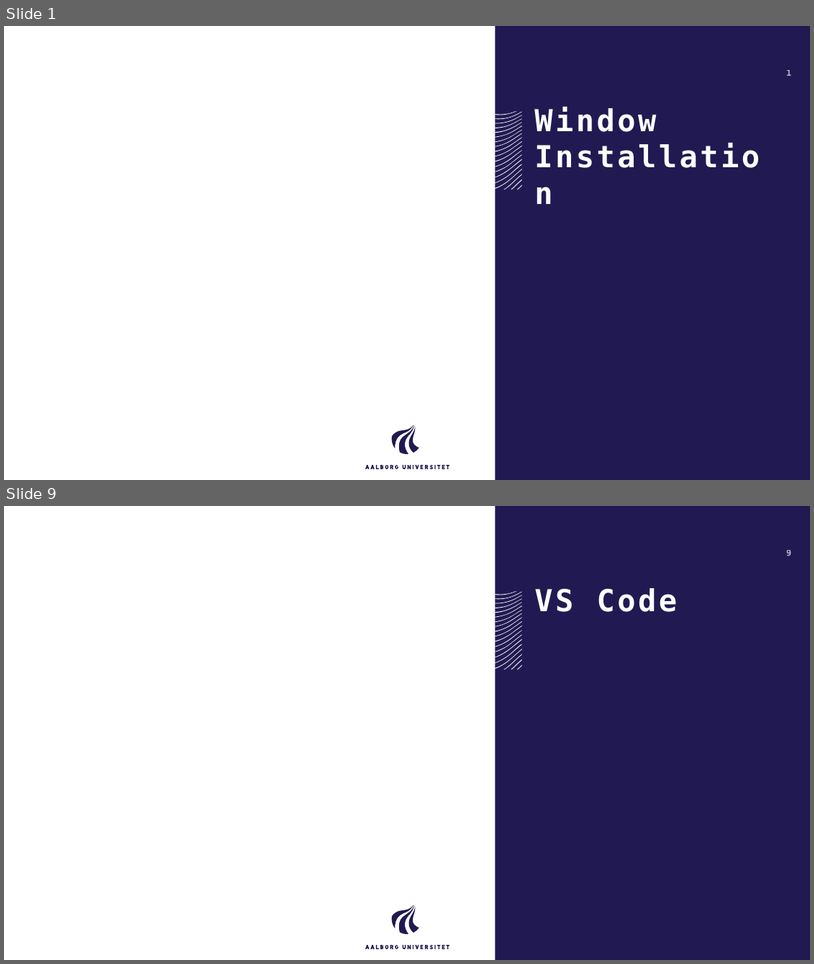
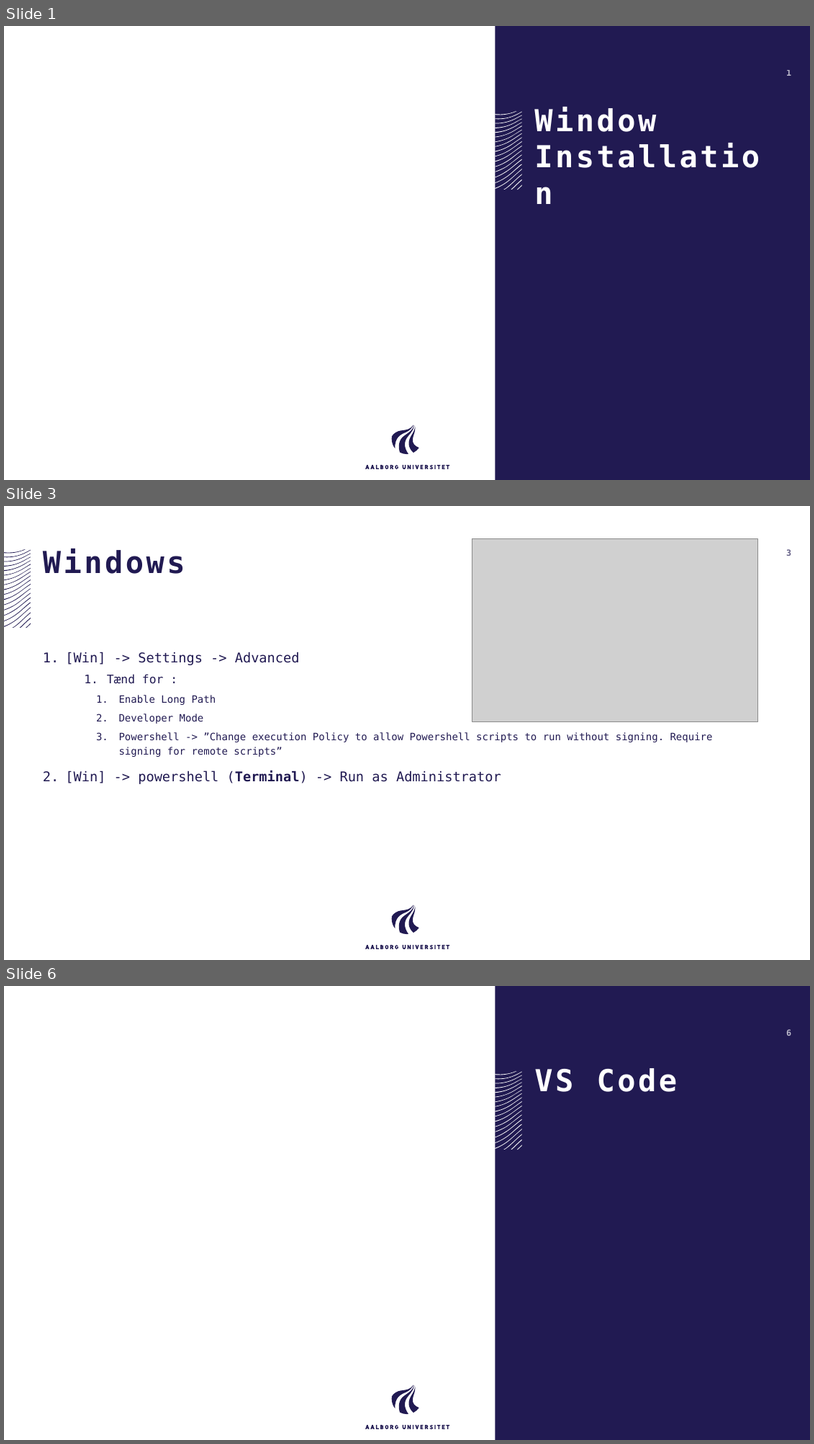
Before and after one commit to AAU-ST1-Programming/setup, a slide deck: Setup Windows.pptx. Shown one above the other, each under a label of ours: slides 1 and 9 before the commit, slides 1, 3 and 6 after it; the slides between them are not shown. The pictures are 814x964 and 814x1444 pixels, drawn with LibreOffice and Linux fonts; fonts in the diff are those of the drawing; grey boxes stand for pictures. Boxes give left, top, right and bottom in pixels: in the first picture for what was removed or moved away, otherwise in the second. Text is boxed around its words. In the diff, an @@ line names an element or a change of style, - is before the commit and + after.

Commit message:
Updated setup to just use winget on windows

```diff
--- a/Setup Windows.pptx
+++ b/Setup Windows.pptx
@@ slide 3 added at box(4, 506, 810, 960), background #FFFFFF; not listed: 21 template elements that a slide beside it also shows @@
@@ title added at box(43, 548, 185, 574), 36 pt, text #211A52, bold @@
+Windows
@@ picture added at box(472, 538, 759, 721) @@
@@ group added at box(4, 549, 31, 628): 19 freeform shapes @@
@@ page number added at box(787, 549, 792, 556), 10 pt, text #211A52 at 70% opacity, bold @@
+3
@@ text added at box(65, 652, 713, 784), 12 pt, text #211A52 @@
+1. [Win] -> Settings -> Advanced
+  1. Tænd for :
+    1. Enable Long Path
+    2. Developer Mode
+    3. Powershell -> ”Change execution Policy to allow Powershell scripts to run without signing. Require signing for remote scripts”
+2. [Win] -> powershell (Terminal) -> Run as Administrator
@@ what was slide 9 is now slide 6 @@
```
Also in this commit, not shown: 7 slides changed, 4 slides removed, 1 other file.
